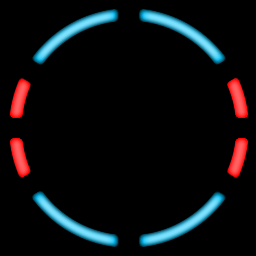
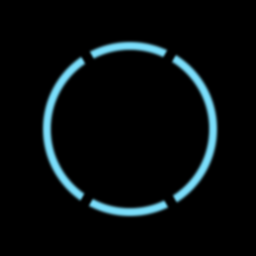
The second 256px x 256px image is a revision of the first. Changes to its layers:
added layer "Layer 3" above "Layer 2" over [40, 39, 220, 219]
hid "Layer 2", opacity 100% → 0% over [9, 77, 249, 179]
hid "Layer 1" over [9, 8, 249, 248]
